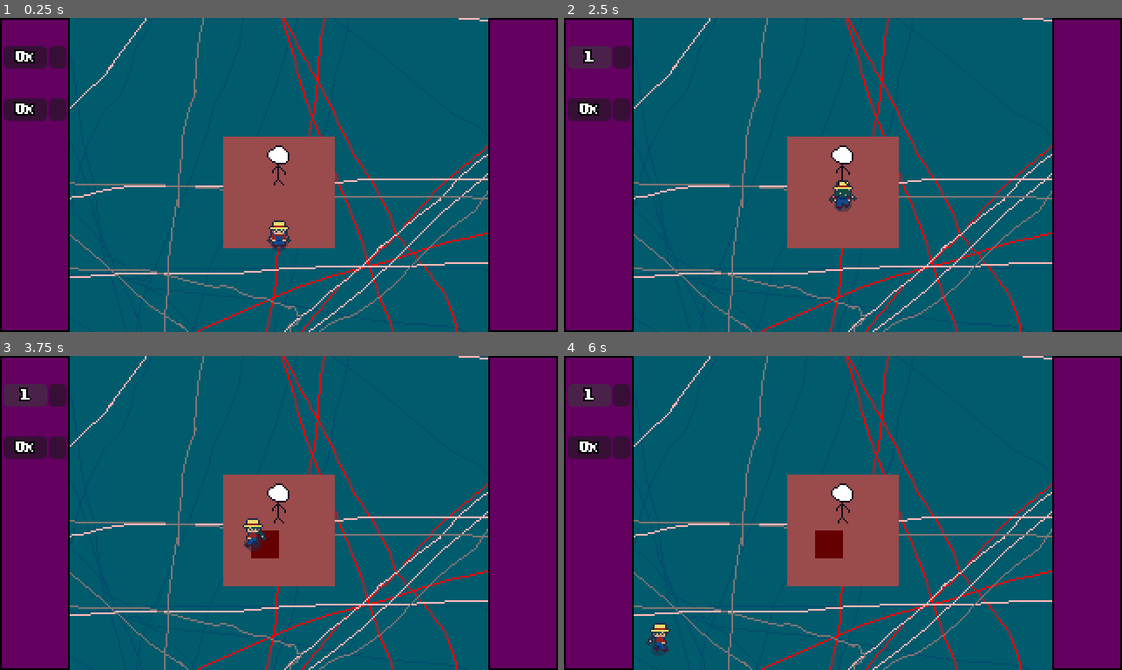
Above: before the commit, frames 1-4 (two rows, left to right).
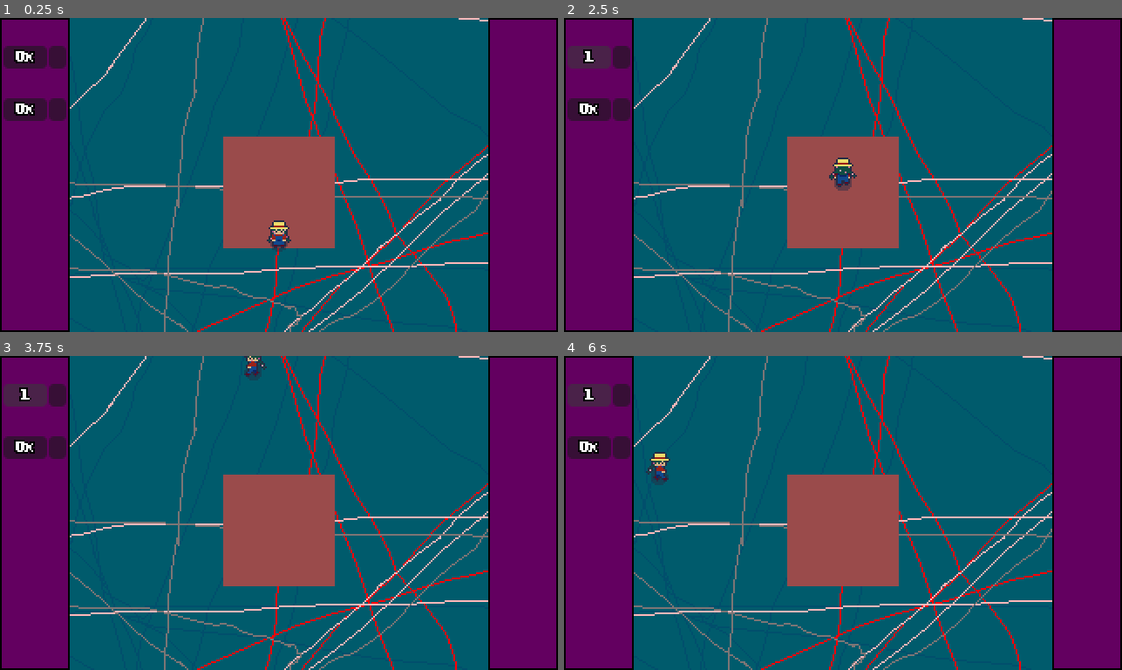
Above: after the commit, the same moments.

Repository: ghoulBlade3/harvest_bounty
Game: Godot game, scene res://main.tscn
Two runs of this game, one before a commit and one after it. Both use one fixed random seed, a clock stepped at 60 frames per second and the inputs below.
Inputs (mouse positions are in pixels of both pictures, inside the frame that each line leads up to):
- Up to frame 1 (0.25 s): no input
- Up to frame 2 (2.5 s): click (619, 55) at 0.52 s; click (591, 55) at 1.27 s; tap Enter at 2 s; hold W (move_up) from 2.03 s (still down); tap E (interact) at 2.1 s
- Up to frame 3 (3.75 s): tap E (interact) at 2.85, 3.6 s; release W (move_up) at 3.53 s; hold A (move_left) from 3.53 s (still down)
- Up to frame 4 (6 s): tap E (interact) at 4.35, 5.1, 5.85 s; release A (move_left) at 5.03 s; hold S (move_down) 5.03-5.78 s; hold D (move_right) from 5.78 s (still down)

The runs differ from the first frame. In frame 1, 0.2% of the frame differs, in the area x 47-52%, y 40-54%; in frame 2, 0.7%; in frame 3, 1.0%; in frame 4, 1.2%, in the area x 14-52%, y 30-95%.

Commit message:
moved player directional animations to a component

Diff:
--- /dev/null
+++ b/components/directional_animation_component.gd
@@ -0,0 +1,38 @@
+extends Node
+class_name dir_anim_compoment
+
+var sprite: AnimatedSprite2D
+var lastLookDir: String = "S"
+
+func dir_animation(sprite, moveDir):
+	if moveDir.x < 0:
+		lastLookDir = "S"
+		sprite.flip_h = true
+		sprite.play("walk_cycle_side")
+		lastLookDir = 'A'
+	elif moveDir.x > 0:
+		sprite.flip_h = false
+		sprite.play("walk_cycle_side")
+		lastLookDir = 'D'
+	elif moveDir.y > 0:
+		sprite.play("walk_cycle_front")
+		lastLookDir = 'S'
+	elif moveDir.y < 0:
+		sprite.play("walk_cycle_back")
+		lastLookDir = 'W'
+
+
+	# SET SPRITES WHEN STANDING STILL
+	if moveDir == Vector2.ZERO:
+		match lastLookDir:
+			'W':
+				sprite.play("standing_back")
+			'A':
+				sprite.play("standing_side")
+				sprite.flip_h = true
+			'S':
+				sprite.play('standing_front')
+			'D':
+				sprite.play("standing_side")
+				sprite.flip_h = false
+	pass
--- /dev/null
+++ b/components/directional_animation_component.tscn
@@ -0,0 +1,6 @@
+[gd_scene format=3 uid="uid://dtib4ad7wx478"]
+
+[ext_resource type="Script" uid="uid://gp0xe2nekni" path="res://components/directional_animation_component.gd" id="1_kx5k7"]
+
+[node name="directional_animation_component" type="Node" unique_id=532363149]
+script = ExtResource("1_kx5k7")
--- a/dir_anim_component.gd
+++ /dev/null
@@ -1,4 +0,0 @@
-extends Node
-class_name dir_anim_player_component
-
-export var
--- a/main.tscn
+++ b/main.tscn
@@ -4,11 +4,63 @@
 [ext_resource type="Texture2D" uid="uid://dtxs1sjx8bxak" path="res://textures/blocks/env.png" id="1_h2yge"]
 [ext_resource type="Texture2D" uid="uid://nu1hrn2yt5fi" path="res://textures/player/player.png" id="1_ig7tw"]
 [ext_resource type="PackedScene" uid="uid://cvyevc8lqutjs" path="res://scenes/farmland.tscn" id="4_1bvp3"]
+[ext_resource type="PackedScene" uid="uid://dtib4ad7wx478" path="res://components/directional_animation_component.tscn" id="4_kek77"]
 [ext_resource type="PackedScene" uid="uid://b4orwemvnl22n" path="res://scenes/shadow.tscn" id="5_kek77"]
 [ext_resource type="Texture2D" uid="uid://djgacvs1c4vbi" path="res://textures/ui/side_panel.png" id="5_lquwl"]
 [ext_resource type="PackedScene" uid="uid://brw1cni5jksvl" path="res://scenes/buttons.tscn" id="6_7mycd"]
 [ext_resource type="Texture2D" uid="uid://txj5lvywg1pn" path="res://textures/enemy/temp-enemy.png" id="8_5vw27"]
 
+[sub_resource type="SpriteFrames" id="SpriteFrames_kek77"]
+animations = [{
+"frames": [{
+"duration": 1.0,
+"texture": ExtResource("8_5vw27")
+}],
+"loop": true,
+"name": &"standing_back",
+"speed": 5.0
+}, {
+"frames": [{
+"duration": 1.0,
+"texture": ExtResource("8_5vw27")
+}],
+"loop": true,
+"name": &"standing_front",
+"speed": 5.0
+}, {
+"frames": [{
+"duration": 1.0,
+"texture": ExtResource("8_5vw27")
+}],
+"loop": true,
+"name": &"standing_side",
+"speed": 5.0
+}, {
+"frames": [{
+"duration": 1.0,
+"texture": ExtResource("8_5vw27")
+}],
+"loop": true,
+"name": &"walking_back",
+"speed": 5.0
+}, {
+"frames": [{
+"duration": 1.0,
+"texture": ExtResource("8_5vw27")
+}],
+"loop": true,
+"name": &"walking_front",
+"speed": 5.0
+}, {
+"frames": [{
+"duration": 1.0,
+"texture": ExtResource("8_5vw27")
+}],
+"loop": true,
+"name": &"walking_side",
+"speed": 5.0
+}]
+
 [sub_resource type="TileSetScenesCollectionSource" id="TileSetScenesCollectionSource_1bvp3"]
 scenes/1/scene = ExtResource("4_1bvp3")
 
@@ -149,69 +201,19 @@
 "texture": SubResource("AtlasTexture_dg77c")
 }],
 "loop": true,
-"name": &"walk_sideways",
+"name": &"walk_cycle_side",
 "speed": 5.0
 }]
 
 [sub_resource type="RectangleShape2D" id="RectangleShape2D_0xm2m"]
 size = Vector2(8, 14)
 
-[sub_resource type="SpriteFrames" id="SpriteFrames_kek77"]
-animations = [{
-"frames": [{
-"duration": 1.0,
-"texture": ExtResource("8_5vw27")
-}],
-"loop": true,
-"name": &"standing_back",
-"speed": 5.0
-}, {
-"frames": [{
-"duration": 1.0,
-"texture": ExtResource("8_5vw27")
-}],
-"loop": true,
-"name": &"standing_front",
-"speed": 5.0
-}, {
-"frames": [{
-"duration": 1.0,
-"texture": ExtResource("8_5vw27")
-}],
-"loop": true,
-"name": &"standing_side",
-"speed": 5.0
-}, {
-"frames": [{
-"duration": 1.0,
-"texture": ExtResource("8_5vw27")
-}],
-"loop": true,
-"name": &"walking_back",
-"speed": 5.0
-}, {
-"frames": [{
-"duration": 1.0,
-"texture": ExtResource("8_5vw27")
-}],
-"loop": true,
-"name": &"walking_front",
-"speed": 5.0
-}, {
-"frames": [{
-"duration": 1.0,
-"texture": ExtResource("8_5vw27")
-}],
-"loop": true,
-"name": &"walking_side",
-"speed": 5.0
-}]
-
-[sub_resource type="RectangleShape2D" id="RectangleShape2D_4c57u"]
-size = Vector2(9, 19)
-
 [node name="main" type="Node2D" unique_id=1077295442]
 metadata/_edit_lock_ = true
+
+[node name="enemy_sprite" type="AnimatedSprite2D" parent="." unique_id=1672352629]
+sprite_frames = SubResource("SpriteFrames_kek77")
+animation = &"standing_front"
 
 [node name="background" type="Sprite2D" parent="." unique_id=1353185167]
 texture = ExtResource("1_h2yge")
@@ -227,6 +229,8 @@
 
 [node name="player_center" type="Node2D" parent="player" unique_id=337213893]
 position = Vector2(0, 4)
+
+[node name="directional_animation_component" parent="player" unique_id=532363149 instance=ExtResource("4_kek77")]
 
 [node name="shadow" parent="player" unique_id=598471710 instance=ExtResource("5_kek77")]
 
@@ -271,13 +275,3 @@
 offset_top = 30.0
 offset_bottom = 65.0
 kPlantName = "torrac"
-
-[node name="enemy" type="CharacterBody2D" parent="." unique_id=1068238147]
-
-[node name="enemy_sprite" type="AnimatedSprite2D" parent="enemy" unique_id=1672352629]
-sprite_frames = SubResource("SpriteFrames_kek77")
-animation = &"walking_side"
-
-[node name="CollisionShape2D" type="CollisionShape2D" parent="enemy" unique_id=1216848373]
-position = Vector2(0, 1)
-shape = SubResource("RectangleShape2D_4c57u")
--- a/player_sprite.gd
+++ /dev/null
@@ -1,11 +0,0 @@
-extends AnimatedSprite2D
-
-
-# Called when the node enters the scene tree for the first time.
-func _ready() -> void:
-	pass # Replace with function body.
-
-
-# Called every frame. 'delta' is the elapsed time since the previous frame.
-func _process(delta: float) -> void:
-	global_position = round(global_position)
--- a/scripts/player_main.gd
+++ b/scripts/player_main.gd
@@ -3,7 +3,7 @@
 @onready var player_sprite: AnimatedSprite2D = $player_sprite
 @onready var player_center: Node2D = $player_center
 #@onready var carrot_font: RichTextLabel = $"../camera/Control/carrot_font"
-
+@onready var directional_animation_component: dir_anim_compoment = $directional_animation_component
 
 const kSpeed: float = 4800.0
 var health: int = 5
@@ -20,8 +20,6 @@
 var distanceFromFarmland: float
 var last_velocity_normalized = Vector2.ZERO
 
-
-
 func _ready():
 	player_sprite.play()
 
@@ -29,40 +27,10 @@
 	# PLAYER MOVEMENT
 	var pMoveDir = Input.get_vector("move_left", "move_right", "move_up", "move_down")
 	pMoveDir = pMoveDir.normalized()
-	pMoveDir = pMoveDir * kSpeed * delta
+	pMoveDir *= kSpeed * delta
 	velocity = pMoveDir
 
-
-	# SET SPRITES BASED ON MOVE DIR
-	if pMoveDir.x < 0:
-		player_sprite.flip_h = true
-		player_sprite.play("walk_sideways")
-		lastLookDir = 'A'
-	elif pMoveDir.x > 0:
-		player_sprite.flip_h = false
-		player_sprite.play("walk_sideways")
-		lastLookDir = 'D'
-	elif pMoveDir.y > 0:
-		player_sprite.play("walk_cycle_front")
-		lastLookDir = 'S'
-	elif pMoveDir.y < 0:
-		player_sprite.play("walk_cycle_back")
-		lastLookDir = 'W'
-
-
-	# SET SPRITES WHEN STANDING STILL
-	if pMoveDir == Vector2.ZERO:
-		match lastLookDir:
-			'W':
-				player_sprite.play("standing_back")
-			'A':
-				player_sprite.play("standing_side")
-				player_sprite.flip_h = true
-			'S':
-				player_sprite.play('standing_front')
-			'D':
-				player_sprite.play("standing_side")
-				player_sprite.flip_h = false
+	directional_animation_component.dir_animation(player_sprite, pMoveDir)
 
 	# JITTER FIX
 	if velocity.normalized() != last_velocity_normalized:
@@ -72,6 +40,4 @@
 	last_velocity_normalized = velocity.normalized()
 	move_and_slide()
 
-
-
 	# CHECK DISTANCE OF NEAREST CROPS
Not shown, added: components/directional_animation_component.gd.uid
Not shown, removed: player_sprite.gd.uid
